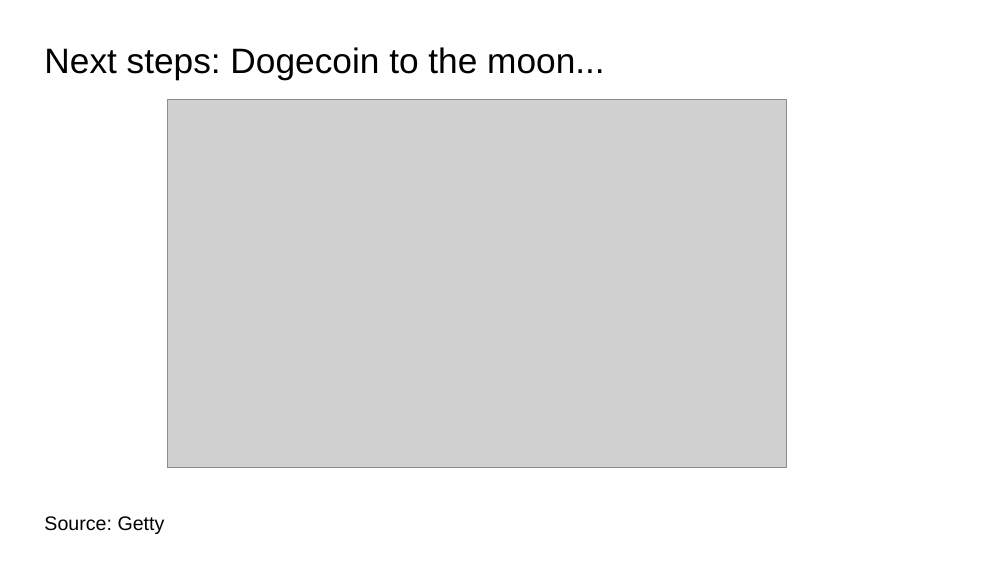
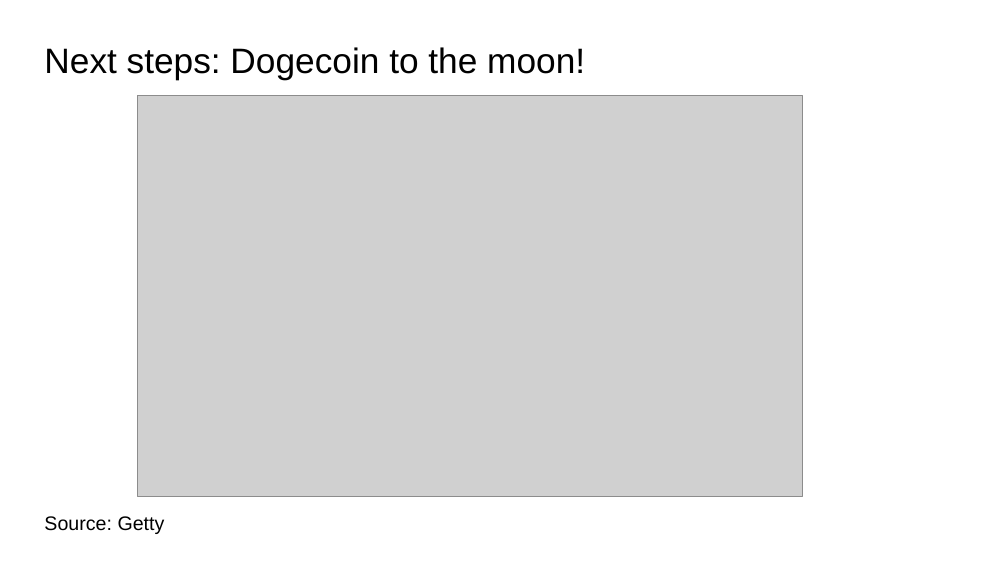
Before and after one commit to vweinblatt123/CF-Project1, a slide deck: slide 16 of CF-Project1.pptx (slide 15 before the commit). Drawn at 1008x567 pixels with LibreOffice and Linux fonts; fonts in the diff are those of the drawing; grey boxes stand for pictures. Boxes give left, top, right and bottom in pixels: in the first picture for what was removed or moved away, otherwise in the second. Text is boxed around its words. In the diff, an @@ line names an element or a change of style, - is before the commit and + after.

```diff
--- a/CF-Project1.pptx
+++ b/CF-Project1.pptx
@@ title at <box>44,47,585,79</box>: text changed @@
-Next steps: Dogecoin to the moon...
+Next steps: Dogecoin to the moon!
@@ picture: place and size @@
-picture at <box>167,100,787,468</box>
+picture at <box>138,96,802,497</box>
```
Also in this commit, not shown: 9 other slides changed, 1 slide added.
